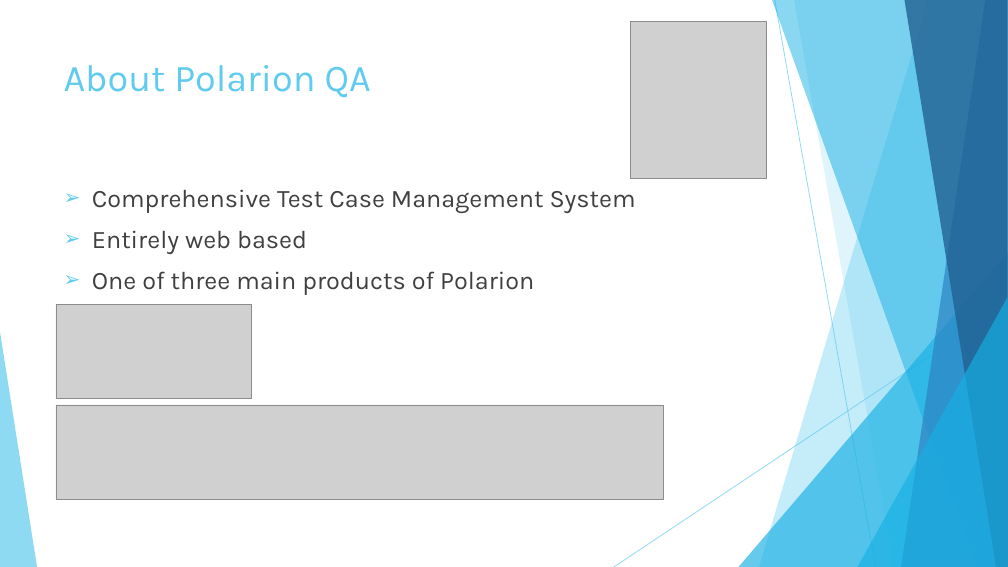
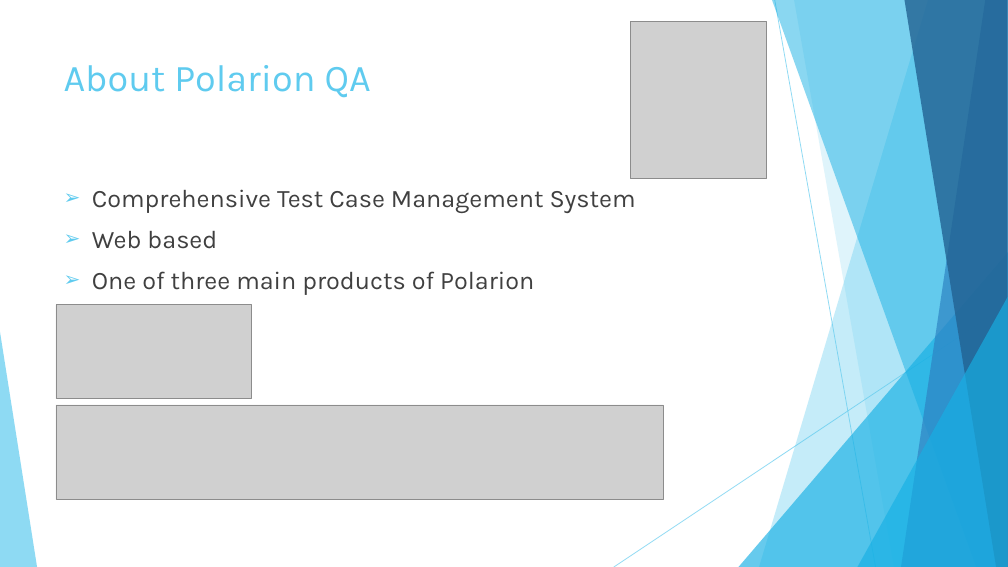
Before and after one commit to plamenti/Telerik2015, a slide deck: slide 3 of 06.Test Plan/TCMS Polarion.pptx. Drawn at 1008x567 pixels with LibreOffice and Linux fonts; fonts in the diff are those of the drawing; grey boxes stand for pictures. Boxes give left, top, right and bottom in pixels: in the first picture for what was removed or moved away, otherwise in the second. Text is boxed around its words. In the diff, an @@ line names an element or a change of style, - is before the commit and + after.

```diff
--- a/06.Test Plan/TCMS Polarion.pptx
+++ b/06.Test Plan/TCMS Polarion.pptx
@@ text at (92,231,217,249): text changed @@
-➢ Entirely web based
+➢ Web based
```
Also in this commit, not shown: 1 other slide changed.
